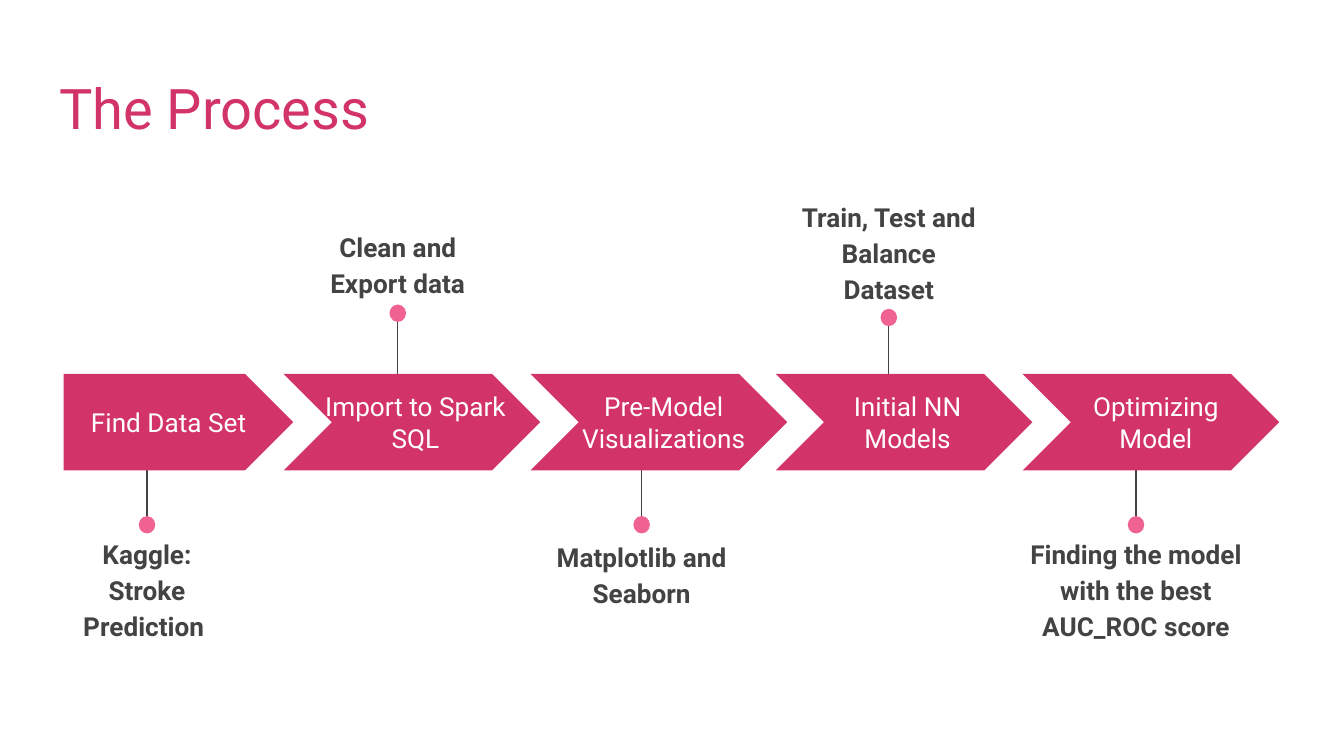
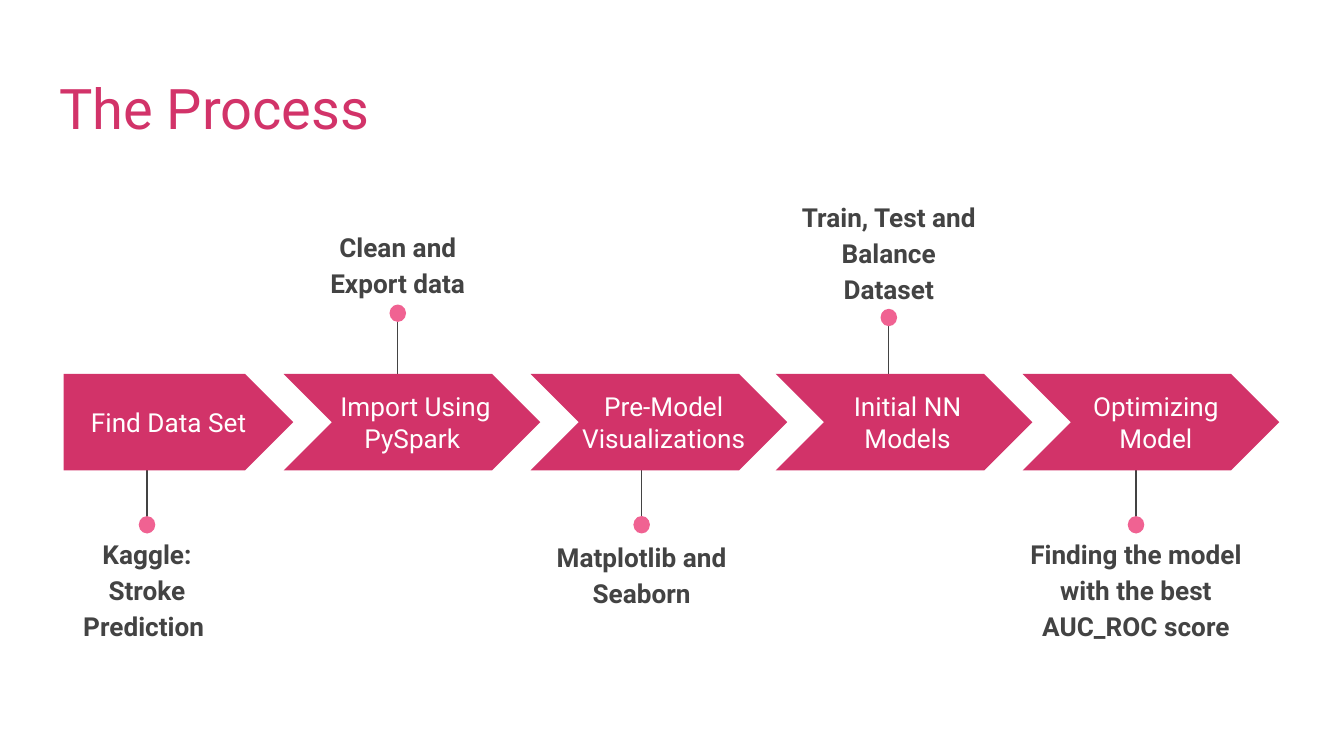
Before and after one commit to fiyang89/proj4-team6, a slide deck: slide 3 of Slide Deck/Stroke Prediction.pptx. Drawn at 1344x756 pixels with LibreOffice and Linux fonts; fonts in the diff are those of the drawing. Boxes give left, top, right and bottom in pixels: in the first picture for what was removed or moved away, otherwise in the second. Text is boxed around its words. In the diff, an @@ line names an element or a change of style, - is before the commit and + after.

Commit message:
final push

```diff
--- a/Slide Deck/Stroke Prediction.pptx
+++ b/Slide Deck/Stroke Prediction.pptx
@@ text at (340, 397, 491, 454): text changed @@
-Import to Spark SQL
+Import Using PySpark
```
